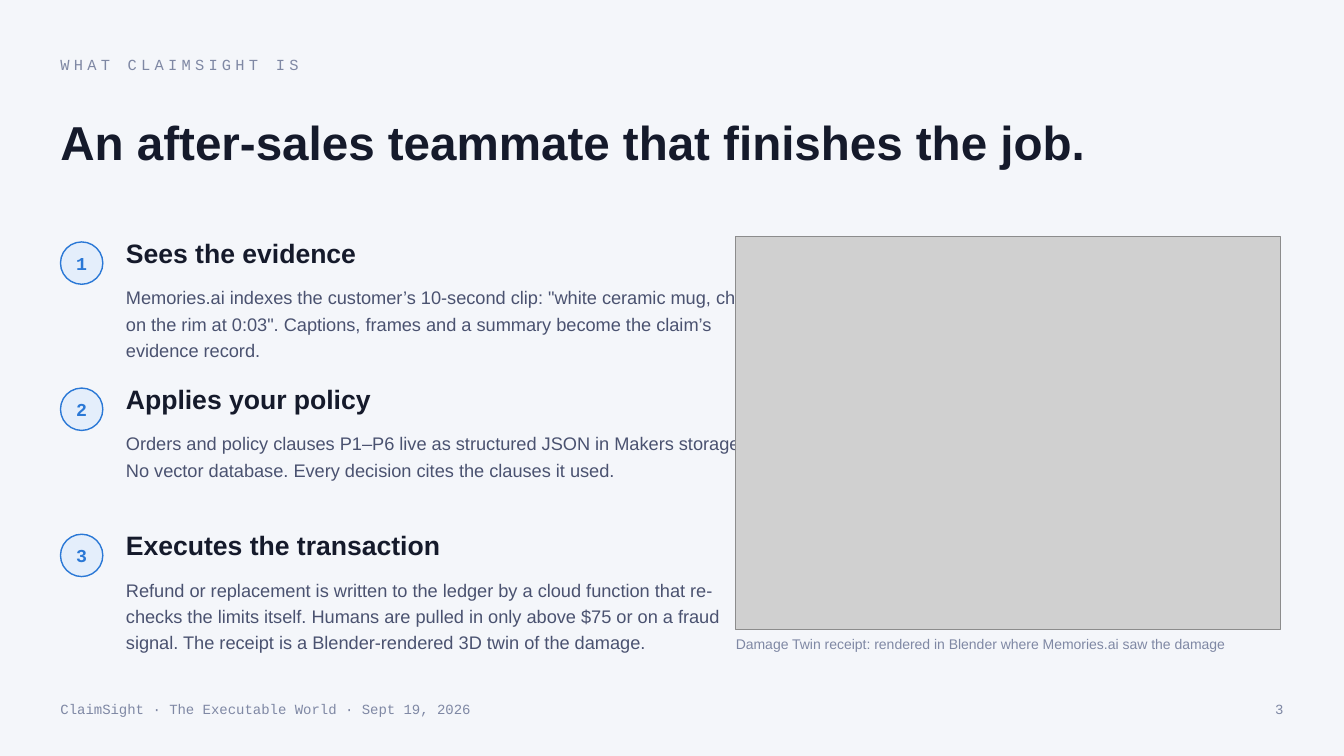
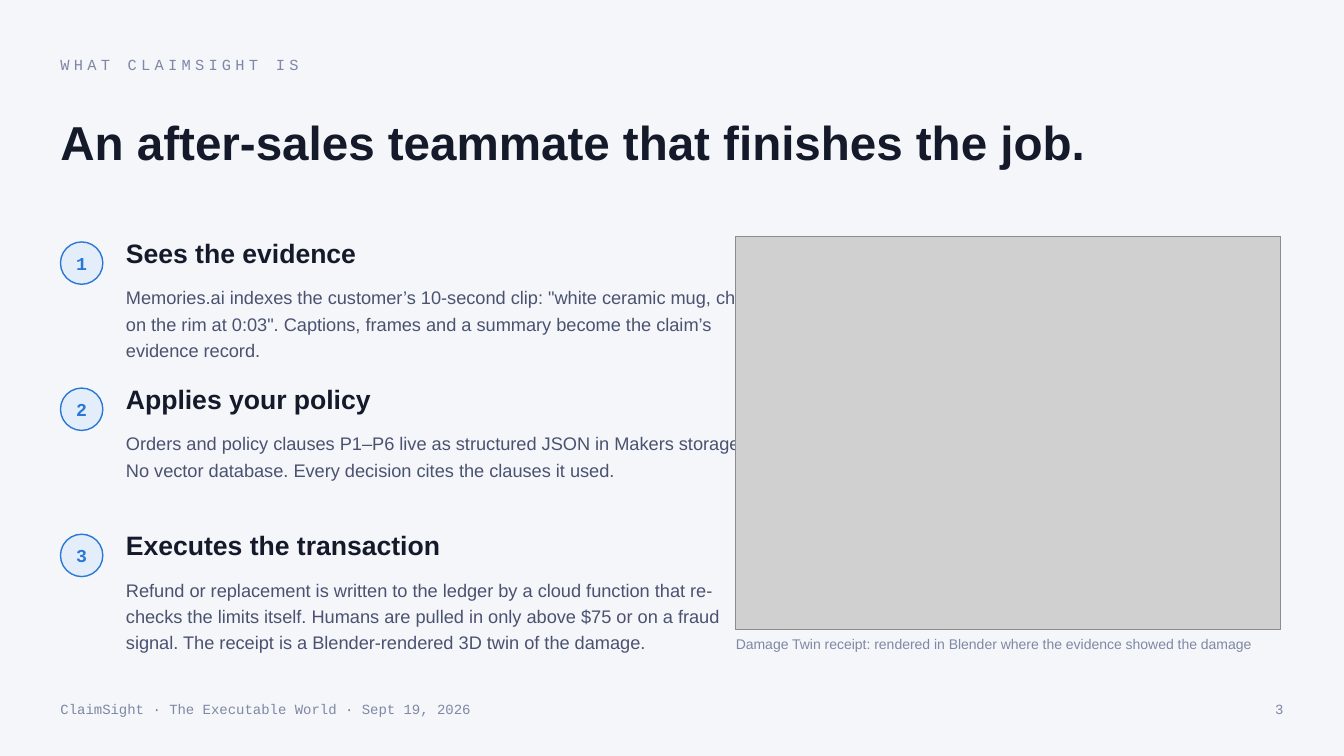
Before and after one commit to vnmoorthy/claimsight, a slide deck: slide 3 of docs/deck/ClaimSight-deck.pptx. Drawn at 1344x756 pixels with LibreOffice and Linux fonts; fonts in the diff are those of the drawing; grey boxes stand for pictures. Boxes give left, top, right and bottom in pixels: in the first picture for what was removed or moved away, otherwise in the second. Text is boxed around its words. In the diff, an @@ line names an element or a change of style, - is before the commit and + after.

```diff
--- a/docs/deck/ClaimSight-deck.pptx
+++ b/docs/deck/ClaimSight-deck.pptx
@@ text at <box>736,639,1251,652</box>: text changed @@
-Damage Twin receipt: rendered in Blender where Memories.ai saw the damage
+Damage Twin receipt: rendered in Blender where the evidence showed the damage
```
Also in this commit, not shown: 4 other slides changed, 26 other files.
